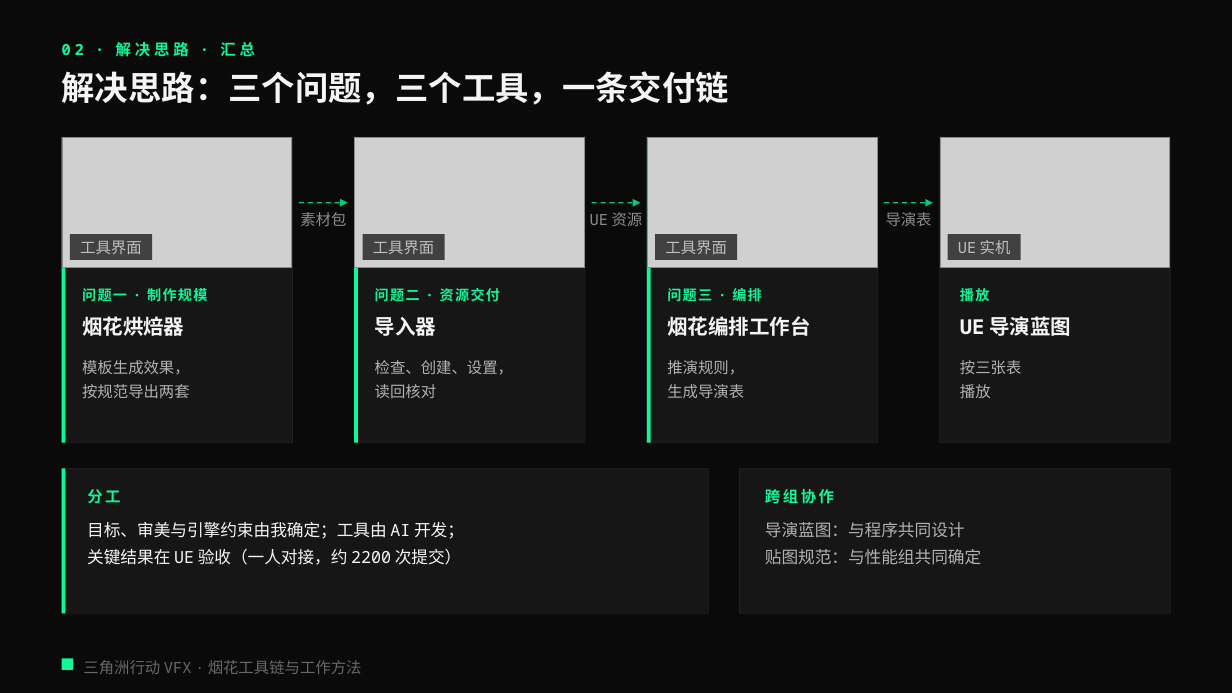
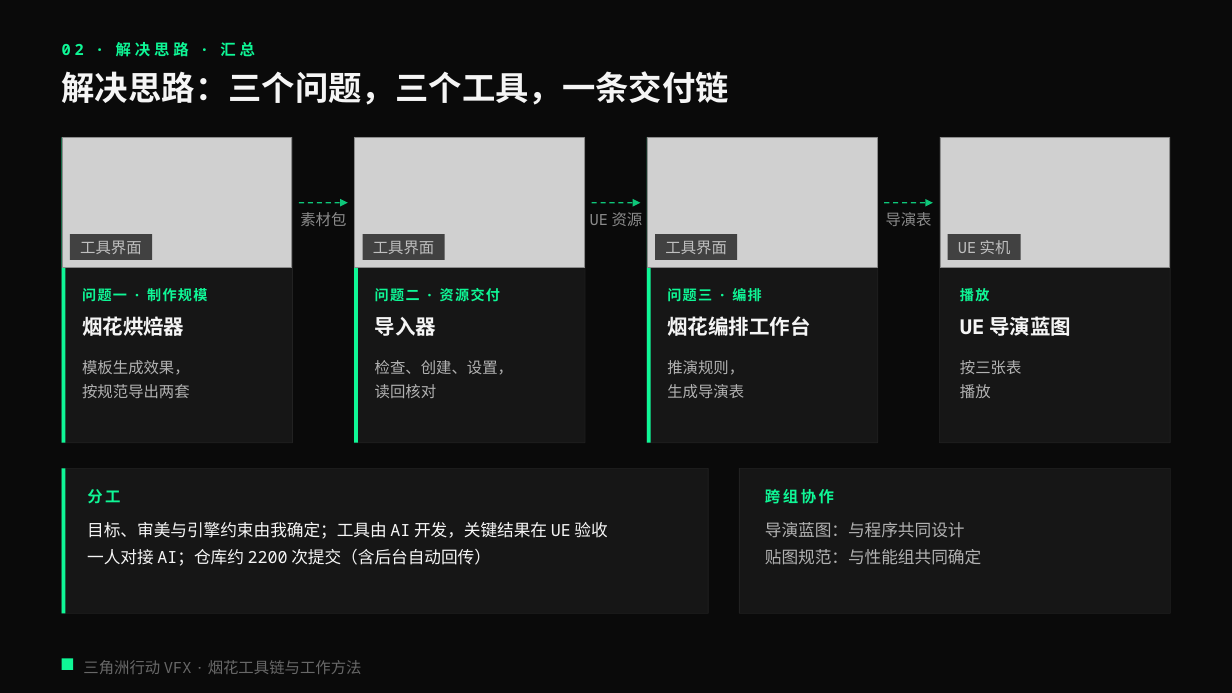
Before and after one commit to loccmaiii-lang/FireWorksLab, a slide deck: slide 10 of 协作/提示词/分享PPT交接_2026-10-29/第四版交付_云端/烟花秀AI全流程_第四版.pptx. Drawn at 1232x693 pixels with LibreOffice and Linux fonts; fonts in the diff are those of the drawing; grey boxes stand for pictures. Boxes give left, top, right and bottom in pixels: in the first picture for what was removed or moved away, otherwise in the second. Text is boxed around its words. In the diff, an @@ line names an element or a change of style, - is before the commit and + after.

```diff
--- a/协作/提示词/分享PPT交接_2026-10-29/第四版交付_云端/烟花秀AI全流程_第四版.pptx
+++ b/协作/提示词/分享PPT交接_2026-10-29/第四版交付_云端/烟花秀AI全流程_第四版.pptx
@@ text at [87, 522, 607, 566]: text changed @@
-目标、审美与引擎约束由我确定；工具由 AI 开发；
-关键结果在 UE 验收（一人对接，约 2200 次提交）
+目标、审美与引擎约束由我确定；工具由 AI 开发，关键结果在 UE 验收
+一人对接 AI；仓库约 2200 次提交（含后台自动回传）
```
Also in this commit, not shown: 10 other slides changed, 9 other files.
